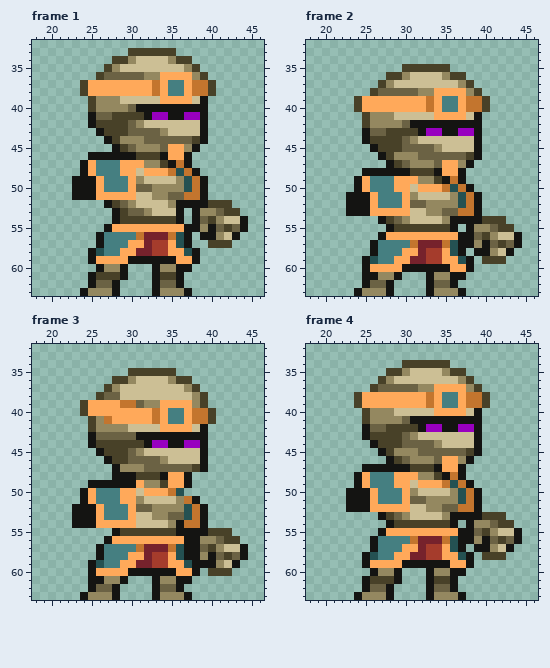
Pixel-art file -- Assets/Source/Pixel Crawler/Desert/Enemy/Mummy - Rogue/Idle/Idle.aseprite. The picture above was drawn from the file before the commit.
64x64 pixels, 4 frames. Shown: frame 1: x 18..46, y 32..63; frame 2: x 18..46, y 32..63; frame 3: x 18..46, y 32..63; frame 4: x 18..46, y 32..63.
And afterwards:
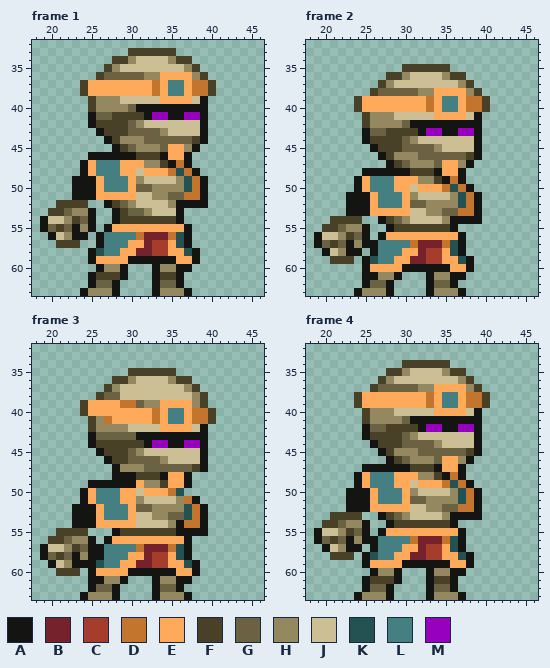
Palette (. is transparent): A #141412  B #76222c  C #a53c2c  D #c3752e  E #ffa95a  F #484128  G #6b6244  H #948860  J #ccbf95  K #245152  L #457f81  M #9800bf
Change:
Frame 1, layer "Hand":
y 52: x 21..24 .... -> FFFF; x 40..42 FFF -> ...
y 53: x 20..25 ...... -> FFGHHA; x 38..43 AHHGFF -> ......
y 54: x 19..25 ....... -> AJJHFGA; x 38..44 AGFHJJA -> .......
y 55: x 19..25 ....... -> AGFGAHA; x 38..44 AHAGFGA -> .......
y 56: x 20..24 ..... -> AJHAA; x 39..43 AAHJA -> .....
y 57: x 21..23 ... -> FFF; x 40..42 FFF -> ...
Frame 2, layer "Hand":
y 54: x 21..24 .... -> FFFF; x 40..42 FFF -> ...
y 55: x 20..25 ...... -> FFGHHA; x 38..43 AHHGFF -> ......
y 56: x 19..25 ....... -> AJJHFGA; x 38..44 AGFHJJA -> .......
y 57: x 19..25 ....... -> AGFGAHA; x 38..44 AHAGFGA -> .......
y 58: x 20..24 ..... -> AJHAA; x 39..43 AAHJA -> .....
y 59: x 21..23 ... -> FFF; x 40..42 FFF -> ...
Frame 3, layer "Hand":
y 55: x 21..24 .... -> FFFF; x 40..42 FFF -> ...
y 56: x 20..25 ...... -> FFGHHA; x 38..43 AHHGFF -> ......
y 57: x 19..25 ....... -> AJJHFGA; x 38..44 AGFHJJA -> .......
y 58: x 19..25 ....... -> AGFGAHA; x 38..44 AHAGFGA -> .......
y 59: x 20..24 ..... -> AJHAA; x 39..43 AAHJA -> .....
y 60: x 21..23 ... -> FFF; x 40..42 FFF -> ...
Frame 4, layer "Hand":
y 53: x 21..24 .... -> FFFF; x 40..42 FFF -> ...
y 54: x 20..25 ...... -> FFGHHA; x 38..43 AHHGFF -> ......
y 55: x 19..25 ....... -> AJJHFGA; x 38..44 AGFHJJA -> .......
y 56: x 19..25 ....... -> AGFGAHA; x 38..44 AHAGFGA -> .......
y 57: x 20..24 ..... -> AJHAA; x 39..43 AAHJA -> .....
y 58: x 21..23 ... -> FFF; x 40..42 FFF -> ...
Boxes around the changes in both pictures, in picture pixels (x1, y1, x2, y2):
added: (40, 200, 96, 248)
erased: (192, 200, 248, 248)
added: (314, 216, 370, 264)
erased: (466, 216, 522, 264)
added: (40, 528, 96, 576)
erased: (192, 528, 248, 576)
added: (314, 512, 370, 560)
erased: (466, 512, 522, 560)
